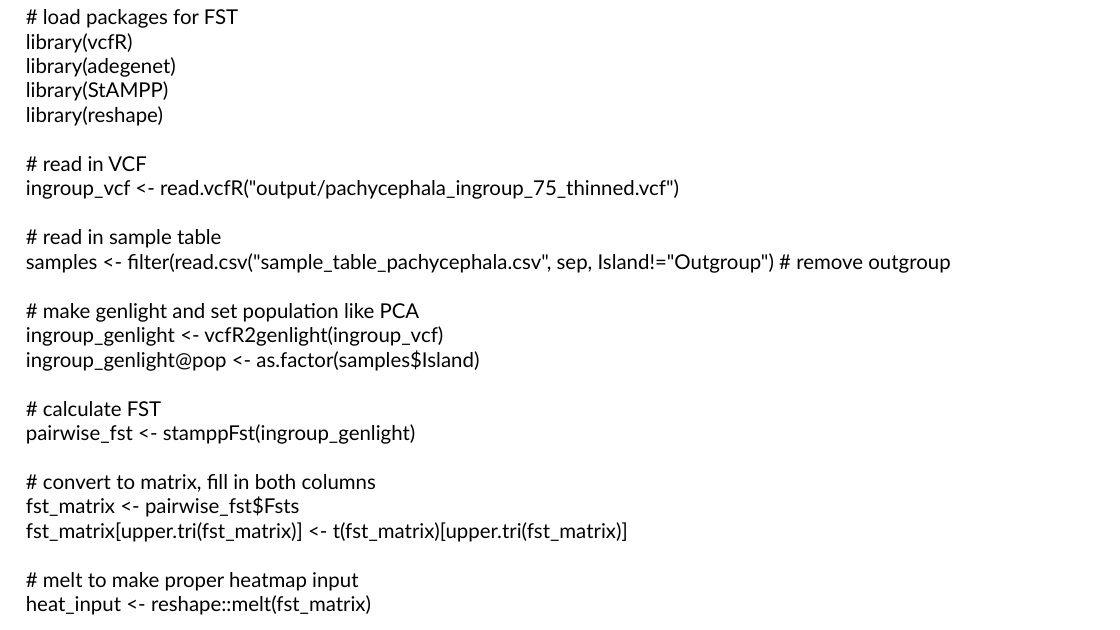
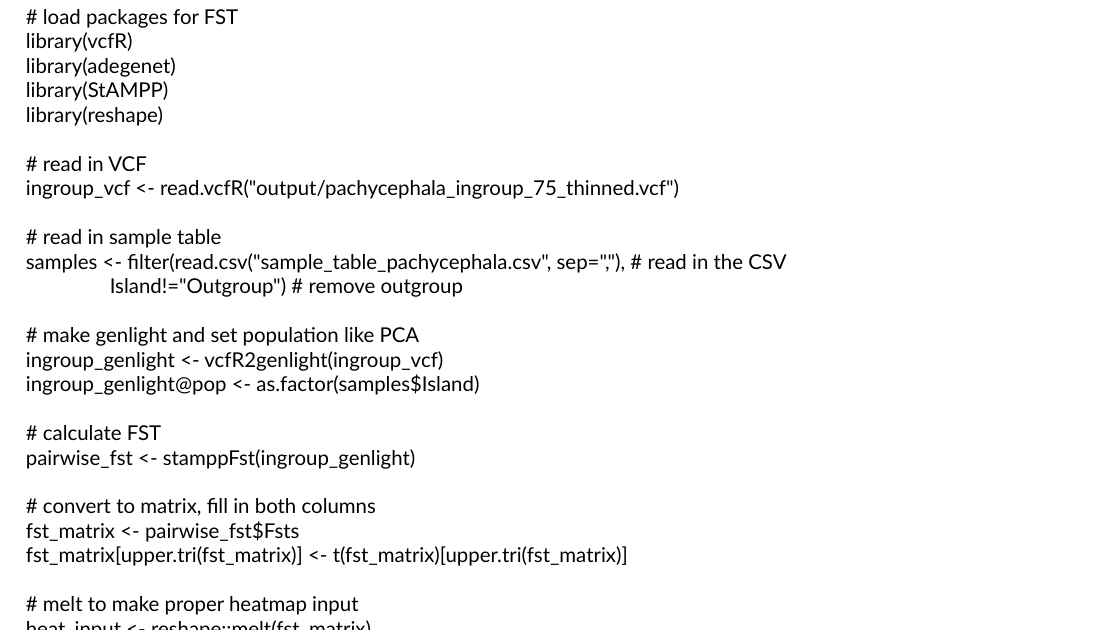
Before and after one commit to ethangyllenhaal/USP_RADSeq_2026, a slide deck: slide 18 of Part6_SummaryStatistics/Part6_SummaryStats.pptx. Drawn at 1120x630 pixels with LibreOffice and Linux fonts; fonts in the diff are those of the drawing. Boxes give left, top, right and bottom in pixels: in the first picture for what was removed or moved away, otherwise in the second. Text is boxed around its words. In the diff, an @@ line names an element or a change of style, - is before the commit and + after.

```diff
--- a/Part6_SummaryStatistics/Part6_SummaryStats.pptx
+++ b/Part6_SummaryStatistics/Part6_SummaryStats.pptx
@@ text at box(26, 253, 786, 297): text changed @@
-samples <- filter(read.csv("sample_table_pachycephala.csv", sep, Island!="Outgroup") # remove outgroup
+samples <- filter(read.csv("sample_table_pachycephala.csv", sep=","), # read in the CSV
+Island!="Outgroup") # remove outgroup
```
